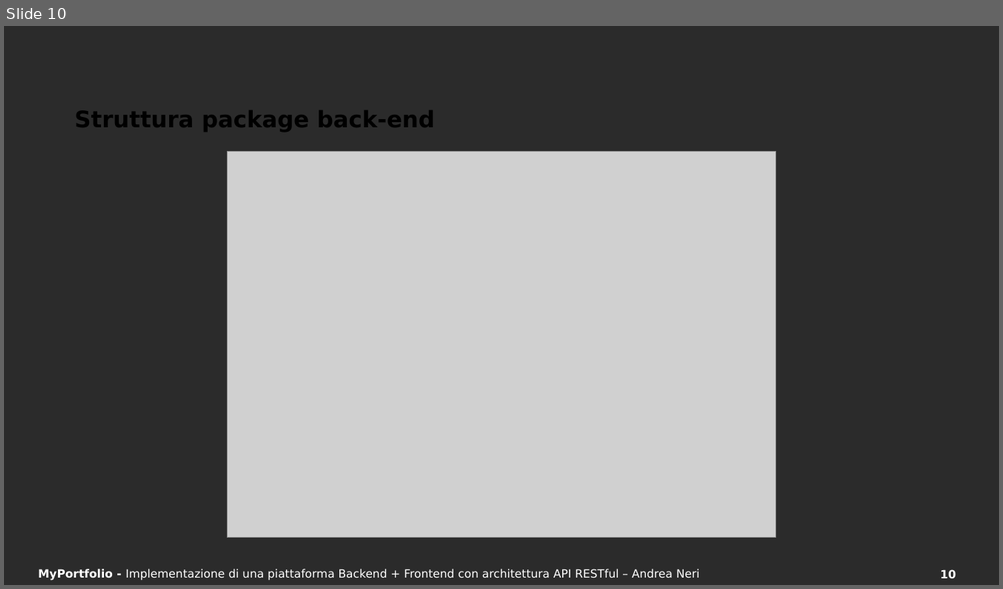
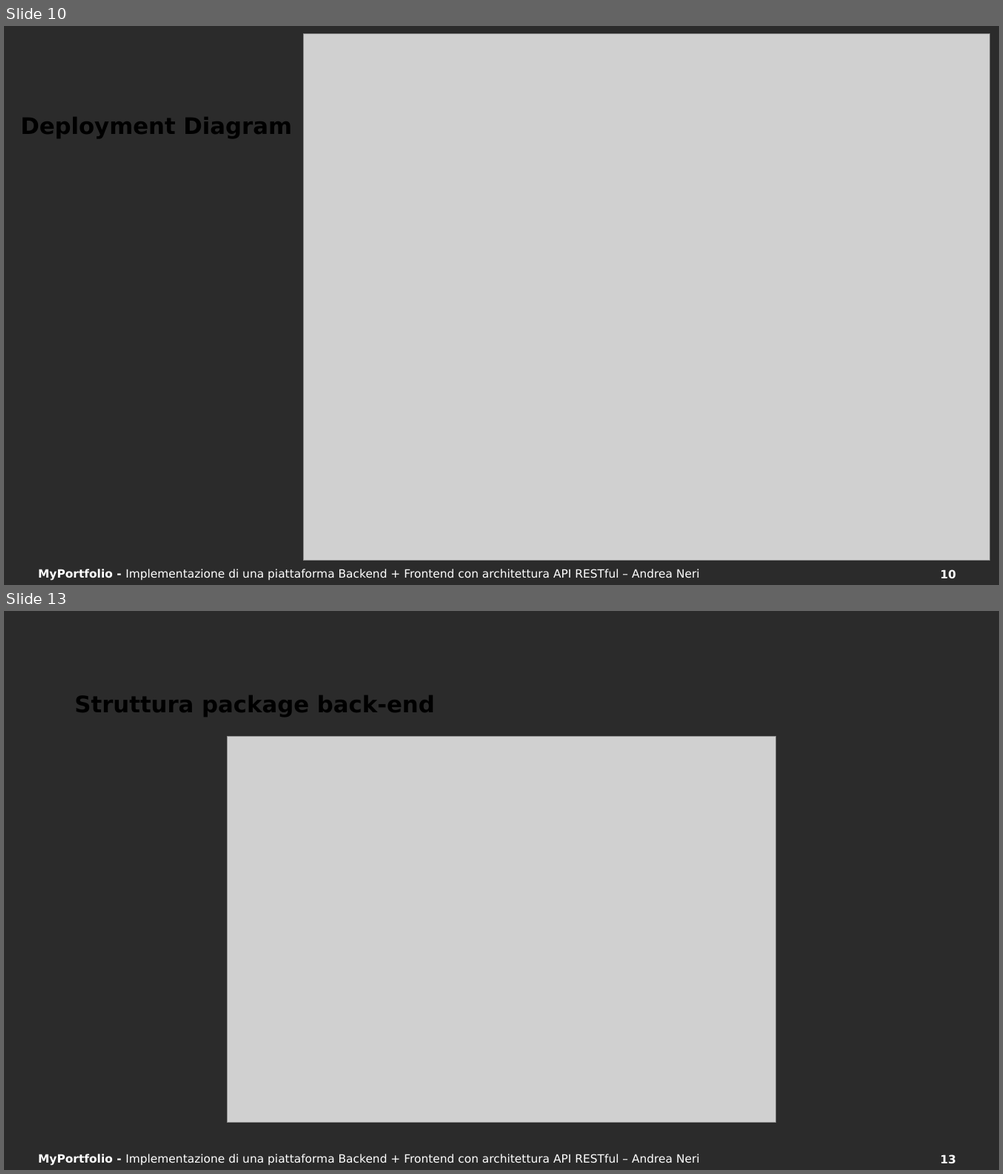
Before and after one commit to And97/myportfolio, a slide deck: documentazione/Presentazione SWAM.pptx. Shown one above the other, each under a label of ours: slide 10 before the commit, slides 10 and 13 after it; the slides between them are not shown. The pictures are 1003x589 and 1003x1174 pixels, drawn with LibreOffice and Linux fonts; fonts in the diff are those of the drawing; grey boxes stand for pictures; background and template pictures are left out; a plain dark background stands for a picture behind light text. Boxes give left, top, right and bottom in pixels: in the first picture for what was removed or moved away, otherwise in the second. Text is boxed around its words. In the diff, an @@ line names an element or a change of style, - is before the commit and + after.

```diff
--- a/documentazione/Presentazione SWAM.pptx
+++ b/documentazione/Presentazione SWAM.pptx
@@ slide 10 added at [4,26,999,585], background picture (left out); not listed: 1 template element that a slide beside it also shows @@
@@ picture added at [303,33,990,561] @@
@@ title added at [20,117,292,138], 22 pt, text #000000, bold @@
+Deployment Diagram
@@ text added at [38,569,700,581], 11 pt, text #FFFFFF @@
+MyPortfolio - Implementazione di una piattaforma Backend + Frontend con architettura API RESTful – Andrea Neri
@@ what was slide 10 is now slide 13 @@
@@ page number at [940,1155,956,1165]: text changed @@
-10
+13
```
Also in this commit, not shown: 3 slides changed, 11 other slides added, 1 slide removed, 1 other file.
